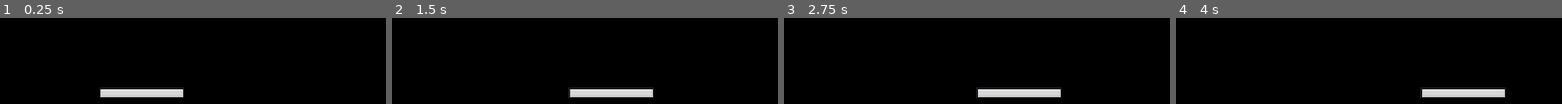
Above: before the commit, frames 1-4 (left to right).
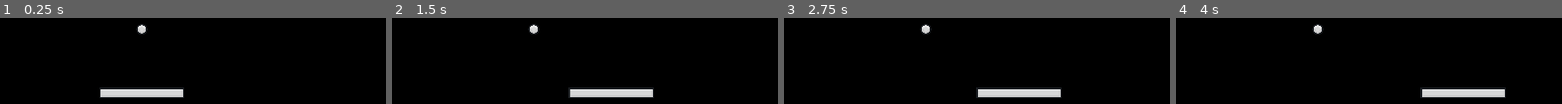
Above: after the commit, the same moments.

Repository: yayang12/BrickBreaker
Game: Godot game, scene res://Scenes/main.tscn
Two runs of this game, one before a commit and one after it. Both use one fixed random seed, a clock stepped at 60 frames per second and the inputs below.
Inputs:
- Up to frame 1 (0.25 s): no input
- Up to frame 2 (1.5 s): tap Enter at 0.5 s; hold D (right) 0.53-1.28 s; hold A (left) from 1.28 s (still down)
- Up to frame 3 (2.75 s): release A (left) at 2.03 s; hold D (right) from 2.03 s (still down)
- Up to frame 4 (4 s): release D (right) at 3.53 s; hold A (left) from 3.53 s (still down)

The runs differ from the first frame. In frame 1, 0.3% of the frame differs, in the area x 35-39%, y 6-20%; in frame 2, 0.3%; in frame 3, 0.3%; in frame 4, 0.3%.

Commit message:
middle of c2

Diff:
--- /dev/null
+++ b/Scenes/ball.tscn
@@ -0,0 +1,18 @@
+[gd_scene load_steps=4 format=3 uid="uid://b2kciayi0b241"]
+
+[ext_resource type="Texture2D" uid="uid://d0cxmm33rxm22" path="res://Assets/Ball.png" id="1_cfd81"]
+[ext_resource type="Script" path="res://Scripts/ball.gd" id="1_w0wl5"]
+
+[sub_resource type="CircleShape2D" id="CircleShape2D_j258b"]
+radius = 32.0
+
+[node name="Ball" type="CharacterBody2D"]
+scale = Vector2(0.25, 0.25)
+motion_mode = 1
+script = ExtResource("1_w0wl5")
+
+[node name="Sprite2D" type="Sprite2D" parent="."]
+texture = ExtResource("1_cfd81")
+
+[node name="CollisionShape2D" type="CollisionShape2D" parent="."]
+shape = SubResource("CircleShape2D_j258b")
--- a/Scenes/main.tscn
+++ b/Scenes/main.tscn
@@ -1,7 +1,8 @@
-[gd_scene load_steps=3 format=3 uid="uid://hnabbm2mxoi6"]
+[gd_scene load_steps=4 format=3 uid="uid://hnabbm2mxoi6"]
 
 [ext_resource type="Script" path="res://Scripts/main.gd" id="1_a0v05"]
 [ext_resource type="PackedScene" uid="uid://da42svs4luong" path="res://Scenes/paddle.tscn" id="1_rqljg"]
+[ext_resource type="PackedScene" uid="uid://b2kciayi0b241" path="res://Scenes/ball.tscn" id="3_plfc6"]
 
 [node name="Main" type="Node"]
 script = ExtResource("1_a0v05")
@@ -11,3 +12,6 @@
 [node name="Paddle" parent="." node_paths=PackedStringArray("camera") instance=ExtResource("1_rqljg")]
 position = Vector2(0, 246)
 camera = NodePath("../Camera2D")
+
+[node name="Ball" parent="." instance=ExtResource("3_plfc6")]
+position = Vector2(2.08165e-12, 152)
--- /dev/null
+++ b/Scripts/ball.gd
@@ -0,0 +1,26 @@
+extends CharacterBody2D
+
+class_name Ball
+
+const VELOCITY_LIMIT = 40
+
+@export var ball_speed = 20
+@export var lives = 3
+
+var speed_up_factor = 1.05
+
+@onready var collision_shape_2d = $CollisionShape2D
+
+var start_position: Vector2
+
+func _ready():
+	start_position = position
+
+func _phsyics_process(delta):
+	move_and_collide(velocity * ball_speed * delta)
+
+func start_ball():
+	position = start_position
+	randomize()
+
+	velocity = Vector2(randf_range(-1,1), randf_range(-.1, -1)).normalized() * ball_speed
--- a/Scripts/paddle.gd
+++ b/Scripts/paddle.gd
@@ -5,9 +5,12 @@
 var direction = Vector2.ZERO
 var camera_rect: Rect2
 var half_paddle_width: float
+var is_ball_started = false
 
 @export var speed = 200
 @export var camera: Camera2D
+
+@onready var ball = $"../Ball" as Ball
 
 @onready var collision_shape_2d = $CollisionShape2D
 
@@ -34,3 +37,7 @@
 		direction =  Vector2.RIGHT
 	else:
 		direction = Vector2.ZERO
+
+	if direction != Vector2.ZERO && !is_ball_started:
+		ball.start_ball()
+		is_ball_started = true
